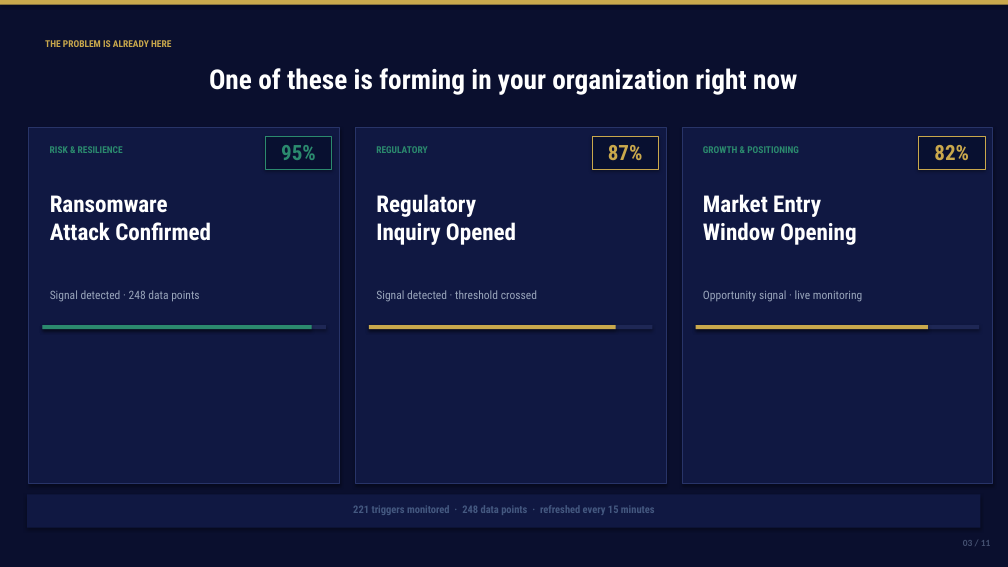
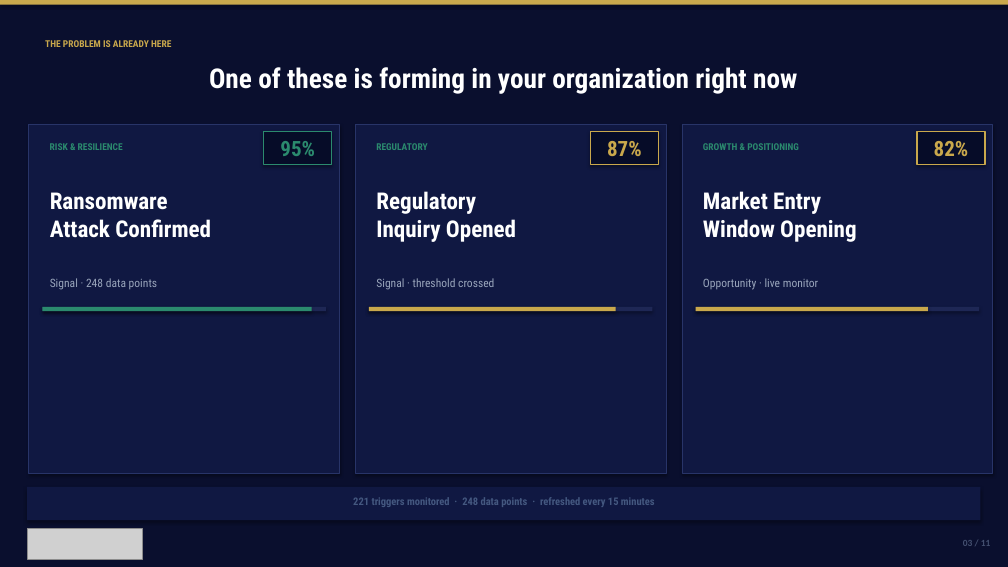
Before and after one commit to mbrunke18/CodePlatform1, a slide deck: slide 3 of attached_assets/VaughnMartin-Investor-Pitch-Deck-v10.pptx. Drawn at 1008x567 pixels with LibreOffice and Linux fonts; fonts in the diff are those of the drawing; grey boxes stand for pictures. Boxes give left, top, right and bottom in pixels: in the first picture for what was removed or moved away, otherwise in the second. Text is boxed around its words. In the diff, an @@ line names an element or a change of style, - is before the commit and + after.

```diff
--- a/attached_assets/VaughnMartin-Investor-Pitch-Deck-v10.pptx
+++ b/attached_assets/VaughnMartin-Investor-Pitch-Deck-v10.pptx
@@ rectangle: place and size @@
-rectangle at bbox=[29, 127, 340, 484]
+rectangle at bbox=[29, 124, 340, 473]
@@ 4 texts, 3 rectangles: place and size @@
-4 texts, 3 rectangles at bbox=[265, 136, 985, 515]
+4 texts, 3 rectangles at bbox=[264, 132, 985, 507]
@@ rectangle at bbox=[264, 132, 332, 165]: fill #081030 to #060C28; outline #2B8A6E 0.8 pt to #2B8A6E 1.2 pt @@
@@ rectangle: place and size @@
-rectangle at bbox=[355, 127, 666, 484]
+rectangle at bbox=[355, 124, 666, 473]
@@ rectangle at bbox=[591, 132, 659, 165]: fill #081030 to #060C28; outline #C9A84C 0.8 pt to #C9A84C 1.2 pt @@
@@ rectangle: place and size @@
-rectangle at bbox=[682, 127, 993, 484]
+rectangle at bbox=[682, 124, 993, 473]
@@ rectangle at bbox=[917, 132, 985, 165]: fill #081030 to #060C28; outline #C9A84C 0.8 pt to #C9A84C 1.2 pt @@
@@ text at bbox=[50, 278, 157, 290]: text changed @@
-Signal detected · 248 data points
+Signal · 248 data points
@@ text at bbox=[376, 278, 494, 290]: text changed @@
-Signal detected · threshold crossed
+Signal · threshold crossed
@@ text at bbox=[703, 278, 818, 290]: text changed @@
-Opportunity signal · live monitoring
+Opportunity · live monitor
@@ 6 rectangles: place and size @@
-6 rectangles at bbox=[42, 325, 979, 330]
+6 rectangles at bbox=[42, 307, 979, 312]
@@ rectangle: place and size @@
-rectangle at bbox=[27, 495, 981, 528]
+rectangle at bbox=[27, 487, 981, 520]
@@ picture added at bbox=[27, 529, 142, 560] @@
```
Also in this commit, not shown: 10 other slides changed, 11 other files.
